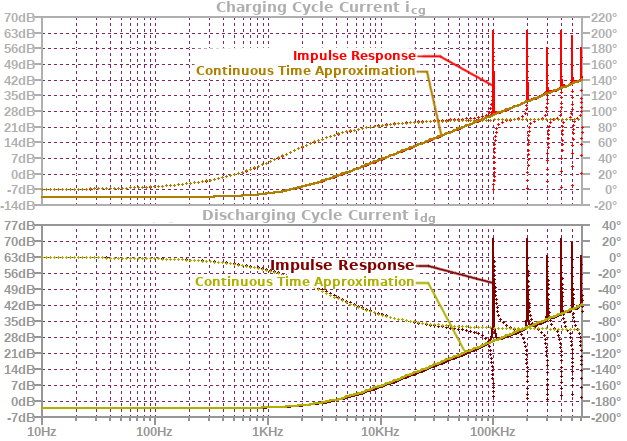
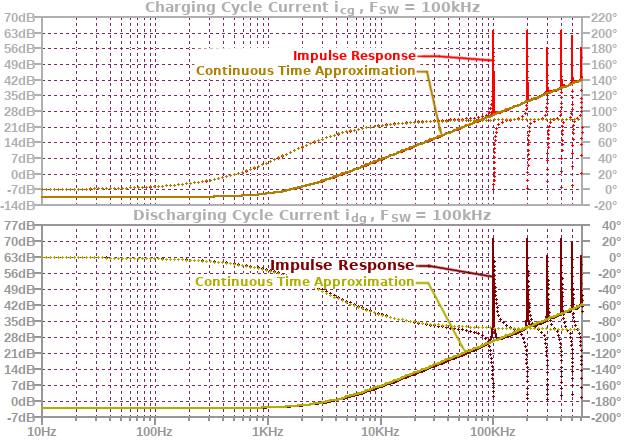
The second (627, 441) image is a revision of the first. Changes to its layers:
renamed "cg" to "cg SW", painted on it over [340,6,425,16]
renamed "dg" to "dg SW", painted on it over [351,213,435,224]
renamed "Discharging Cycle Current i" to "Discharging Cycle Current i ...", painted on it over [134,209,491,223]
renamed "Charging Cycle Current i" to "Charging Cycle Current i , ...", painted on it over [145,1,480,15]
painted on "markup" over [427,54,496,352]
